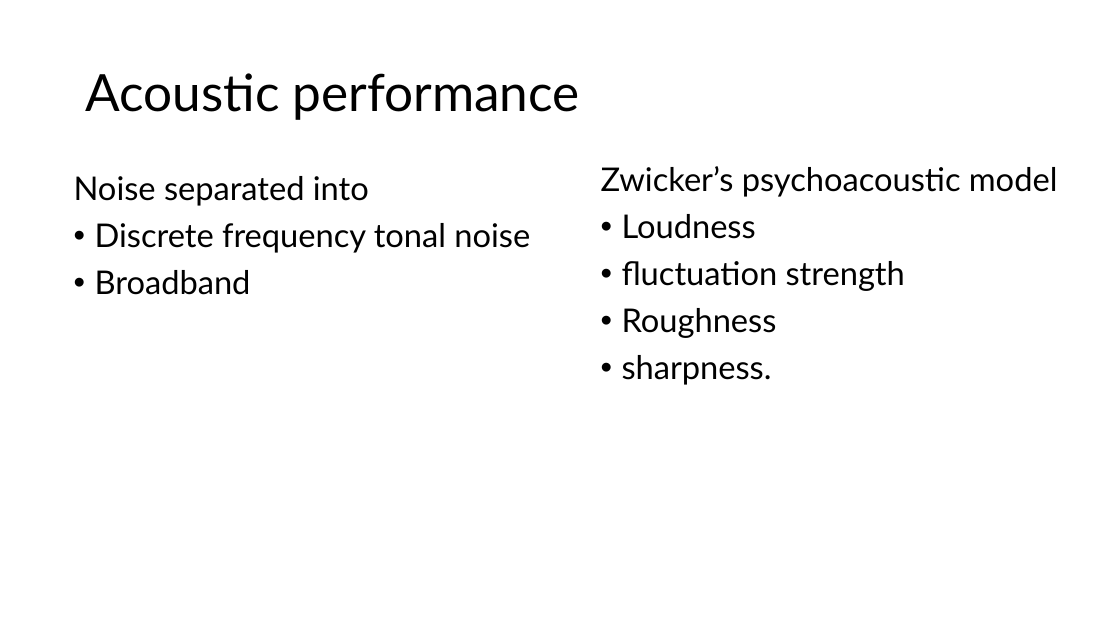
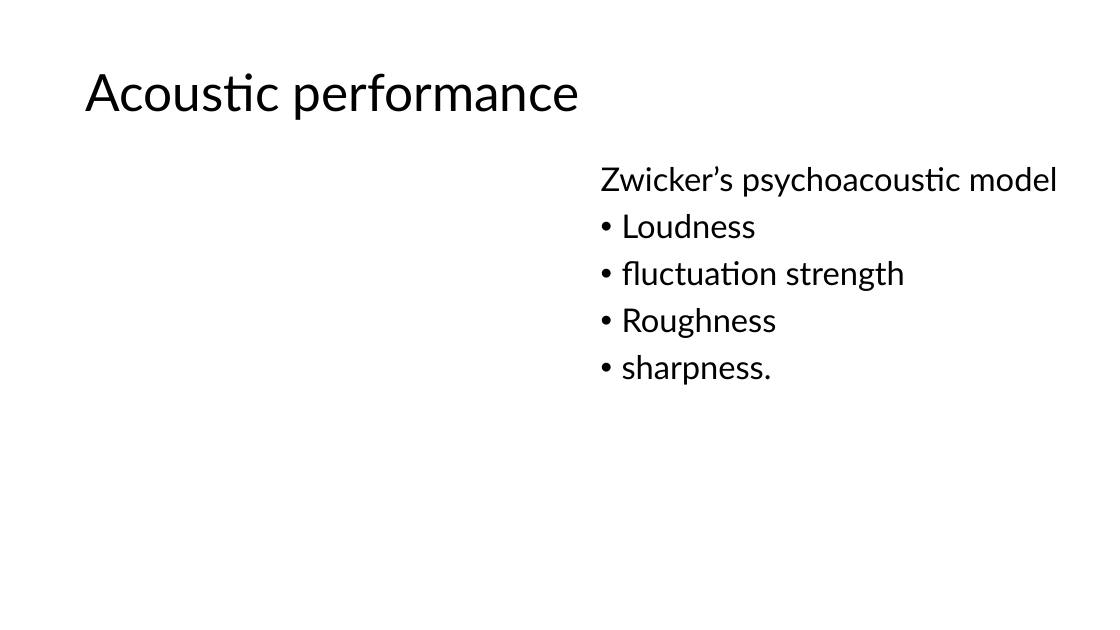
Before and after one commit to lpender3672/propeller-acoustics, a slide deck: slide 9 of deliverables/michaelmas_presentation.pptx (slide 8 before the commit). Drawn at 1120x630 pixels with LibreOffice and Linux fonts; fonts in the diff are those of the drawing. Boxes give left, top, right and bottom in pixels: in the first picture for what was removed or moved away, otherwise in the second. Text is boxed around its words. In the diff, an @@ line names an element or a change of style, - is before the commit and + after.

```diff
--- a/deliverables/michaelmas_presentation.pptx
+++ b/deliverables/michaelmas_presentation.pptx
@@ text removed at [74,176,530,295] @@
-Noise separated into
-• Discrete frequency tonal noise
-• Broadband
```
Also in this commit, not shown: 5 other slides changed, 2 slides added, 1 slide removed.
